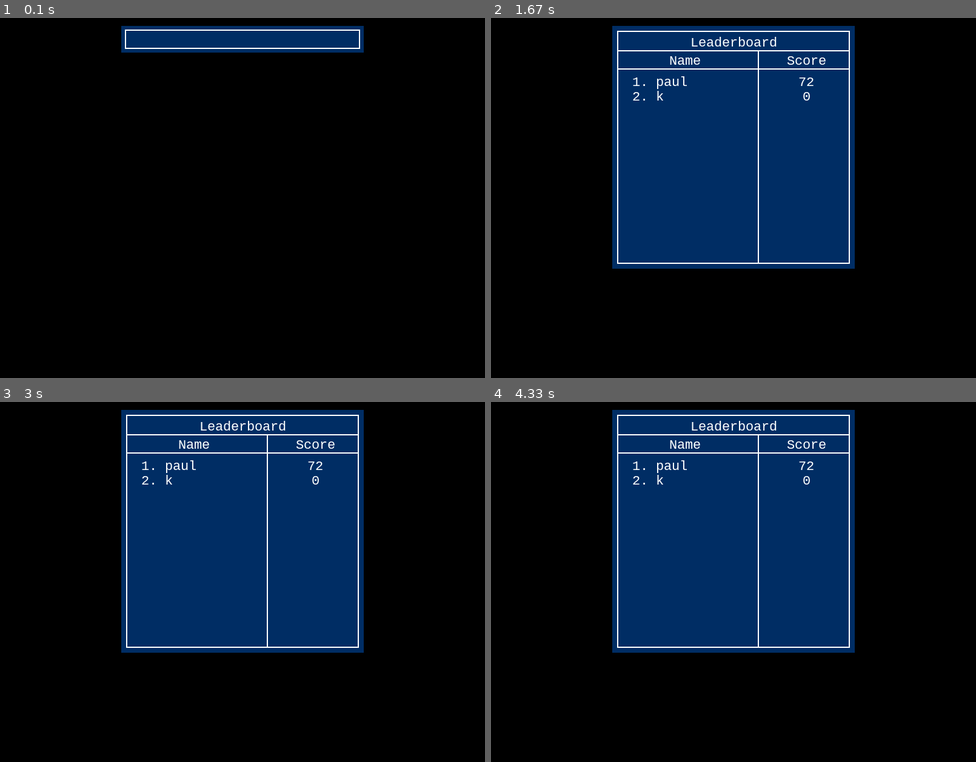
Above: before the commit, frames 1-4 (two rows, left to right).
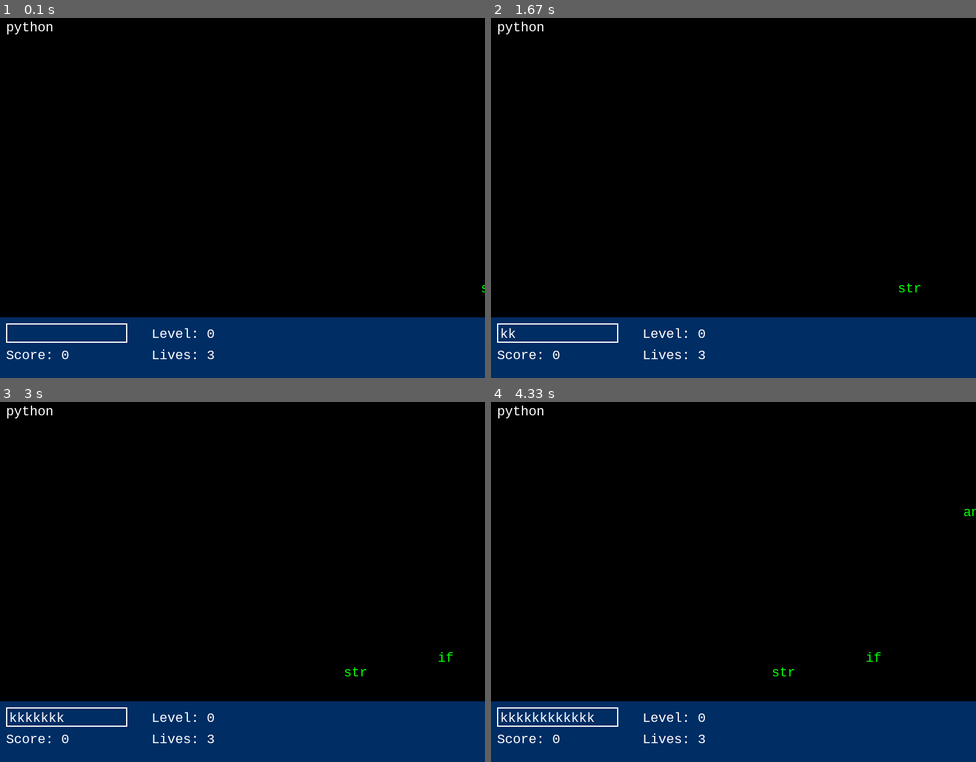
Above: after the commit, the same moments.

Repository: Thinato/pygame-typing
Game: pygame game, started from main.py
Same seed, same stepped clock (60 frames per second), same inputs: the game is played once before the commit and once after it.
Inputs:
- Up to frame 1 (0.1 s): no input
- Up to frame 2 (1.67 s): tap K at 0.33, 1, 1.4 s; tap Enter at 0.67 s
- Up to frame 3 (3 s): tap K at 1.7, 1.95, 2.28, 2.58, 2.78 s
- Up to frame 4 (4.33 s): tap K at 3.08, 3.35, 3.68, 3.98, 4.12 s

The runs differ from the first frame. In frame 1, 21% of the frame differs, in the area x 0-100%, y 1-100%; in frame 2, 51%; in frame 3, 51%; in frame 4, 51%.

Commit message:
textbox fix and mixer update

Diff:
--- a/game.py
+++ b/game.py
@@ -16,6 +16,8 @@
 		# inicializa a biblioteca sonora do pygame
 		pg.mixer.init()
 
+		# Título da aplicação
+		pg.display.set_caption('Typing Game')
 
 
 		self.WIDTH, self.HEIGHT = 800, 600
@@ -48,9 +50,14 @@
 		self.LEVELUP_SOUND = pg.mixer.Sound(os.path.join('assets', 'sfx', 'levelup.wav'))
 		self.LEVELUP_SOUND.set_volume(0.3)
 
-		self.BACK_SOUND = pg.mixer.Sound(os.path.join('assets', 'sfx', 'back.mp3'))
-
-
+
+		self.BACK_SOUND = pg.mixer.Sound(os.path.join('assets', 'sfx', 'back'+str(random.randint(0,1))+'.mp3'))
+		self.BACK_SOUND_LOOPS = 1
+		self.BACK_SOUND_TARGETTIME = ((self.BACK_SOUND.get_length()*1000) * self.BACK_SOUND_LOOPS)
+		print(self.BACK_SOUND.get_length() * 1000)
+
+		# musica de fim de jogo
+		self.GAMEOVER_SOUND = pg.mixer.Sound(os.path.join('assets', 'sfx', 'gameover.mp3'))
 
 		self.score = 0 # pontuação
 		self.lives = 3 # vidas, o zero conta, então são 4
@@ -69,7 +76,7 @@
 		self.TITLE = self.FONT.render(self.filename, 1, c.WHITE)
 
 		self.running = True
-		self.on_leaderboard = True
+		self.on_leaderboard = False
 		self.debug = debug
 		self.current_time = 0 # tempo do jogo em MS
 		self.target_time = 0 # tempo que a proxima palavra vai aparecer
@@ -190,10 +197,13 @@
 		self.BACK_SOUND.play()
 
 		while self.running: # game loop
-			print(self.txt_input.returned)
+			stop_sound = True
 			while self.on_leaderboard:
+				if stop_sound:
+					pg.mixer.stop()
+					self.GAMEOVER_SOUND.play()
+					stop_sound = False
 				self.CLOCK.tick(self.FPS)
-				print(self.lb.txtbox.returned)
 				for event in pg.event.get():
 					self.lb.txtbox.handle_event(event)
 					if event.type == pg.QUIT: # evento para sair do pygame
@@ -227,6 +237,12 @@
 			if self.current_time >= self.target_time:
 				self.create_word()
 
+			# aqui é o loop da música, eu fiquei com preguiça de testar, mas deve estar funcionando
+			print(str(self.current_time) + ' | ' + str(((self.BACK_SOUND.get_length()*1000) * self.BACK_SOUND_LOOPS) + 1000))
+			if self.current_time > ((self.BACK_SOUND.get_length()*1000) * self.BACK_SOUND_LOOPS) + 1000:
+				self.BACK_SOUND.play()
+				self.BACK_SOUND_LOOPS += 1
+
 
 
 			if not self.debug:
